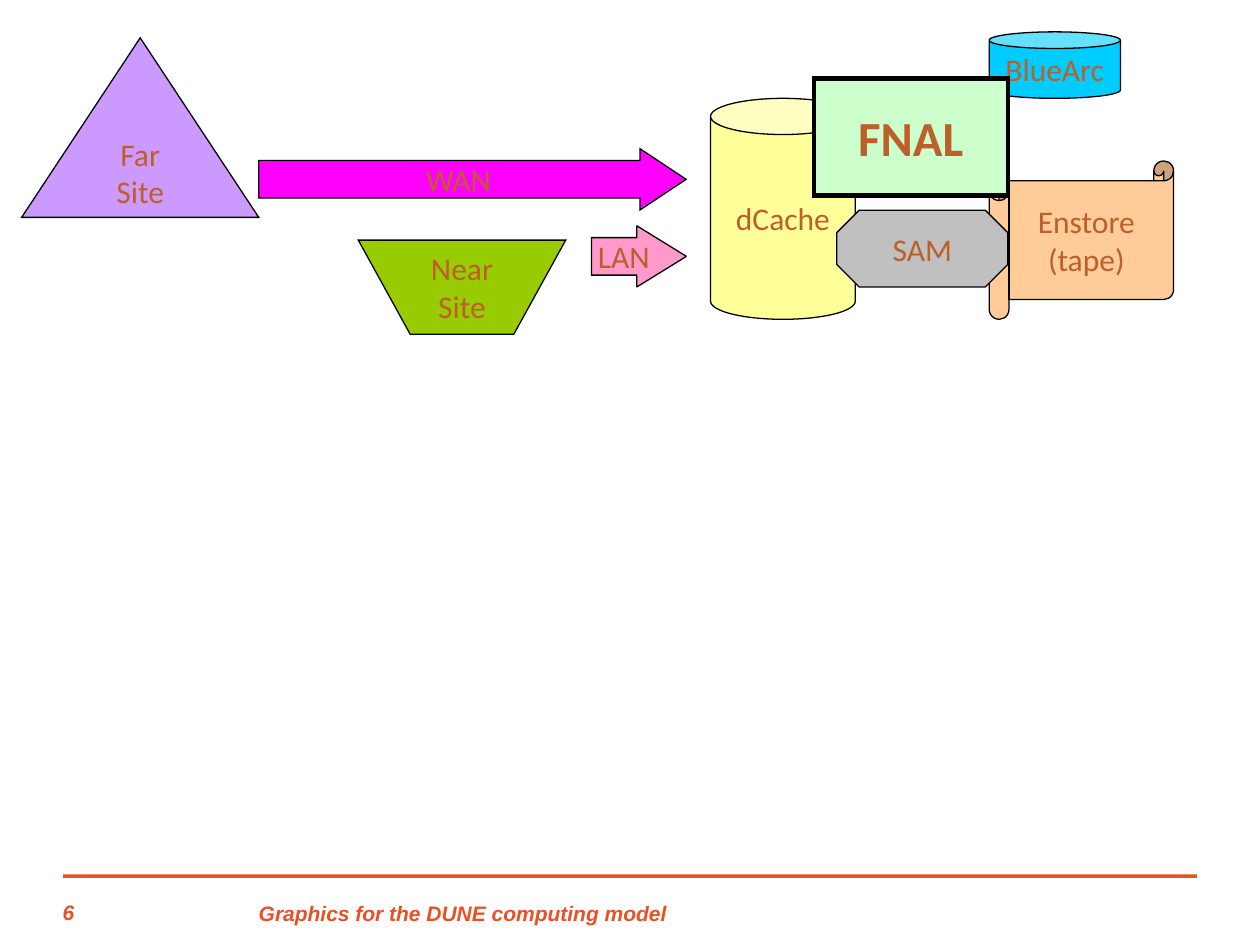
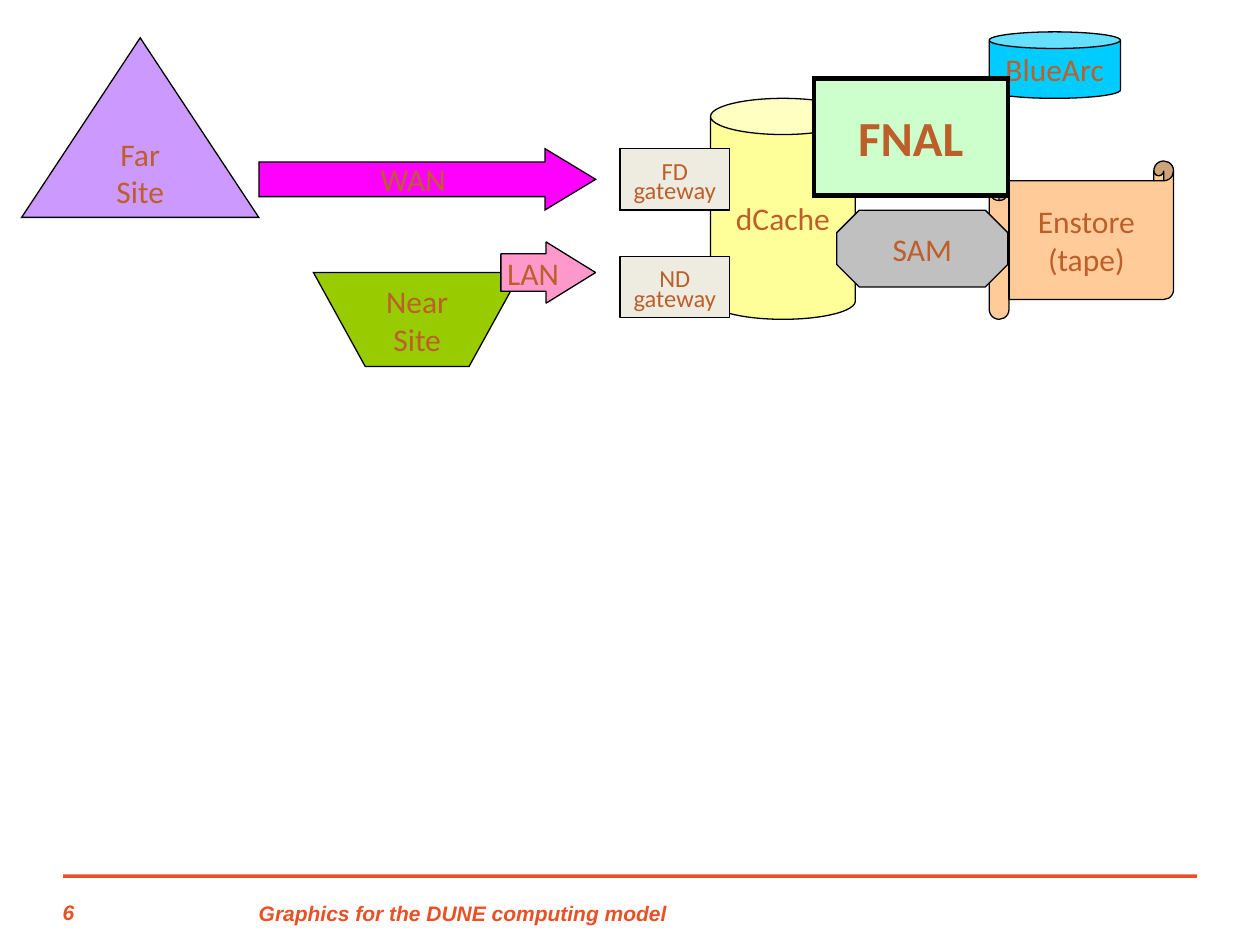
Before and after one commit to DUNE/dune-computing-model, a slide deck: slide 6 of DUNE-cm-graphics.ppt. Drawn at 1260x945 pixels with LibreOffice and Linux fonts; fonts in the diff are those of the drawing; background and template pictures are left out. Boxes give left, top, right and bottom in pixels: in the first picture for what was removed or moved away, otherwise in the second. Text is boxed around its words. In the diff, an @@ line names an element or a change of style, - is before the commit and + after.

```diff
--- a/DUNE-cm-graphics.ppt
+++ b/DUNE-cm-graphics.ppt
@@ right arrow "WAN": place and size @@
-right arrow "WAN" at (258,149,685,210)
+right arrow "WAN" at (260,149,596,210)
@@ right arrow "WAN" at (260,149,596,210): proportions changed @@
@@ rectangle added at (620,149,730,210), fill #EEECE1, outline #000000 0.74 pt, 14 pt, text #BC5F2B @@
+FD
+gateway
@@ right arrow "LAN" at (501,242,596,304): proportions changed @@
@@ right arrow "LAN": place and size @@
-right arrow "LAN" at (591,226,685,287)
+right arrow "LAN" at (501,242,596,304)
@@ rectangle added at (620,256,730,318), fill #EEECE1, outline #000000 0.74 pt, 14 pt, text #BC5F2B @@
+ND
+gateway
@@ freeform shape "Near": place and size @@
-freeform shape "Near" at (358,241,566,335)
+freeform shape "Near" at (314,272,522,367)
```
Also in this commit, not shown: 5 other files.
